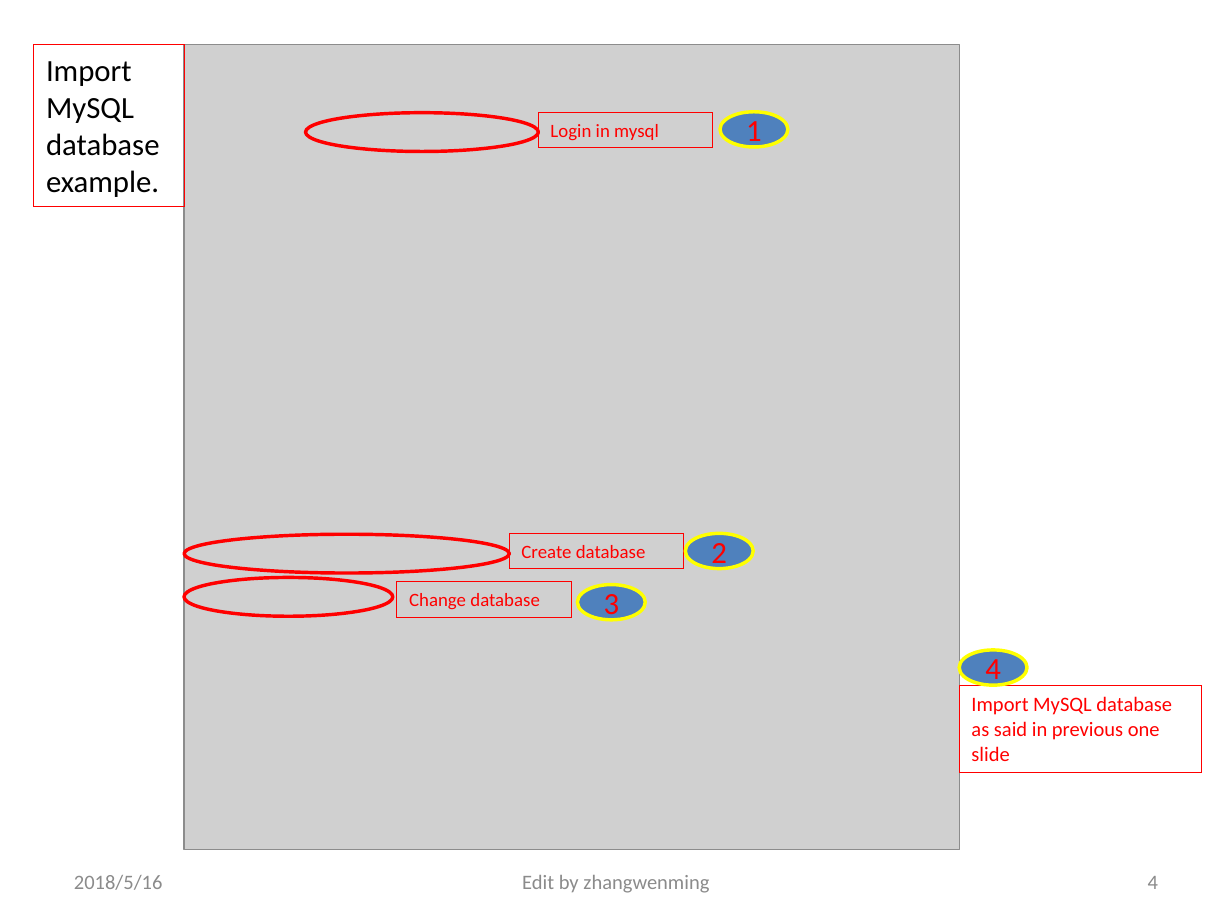
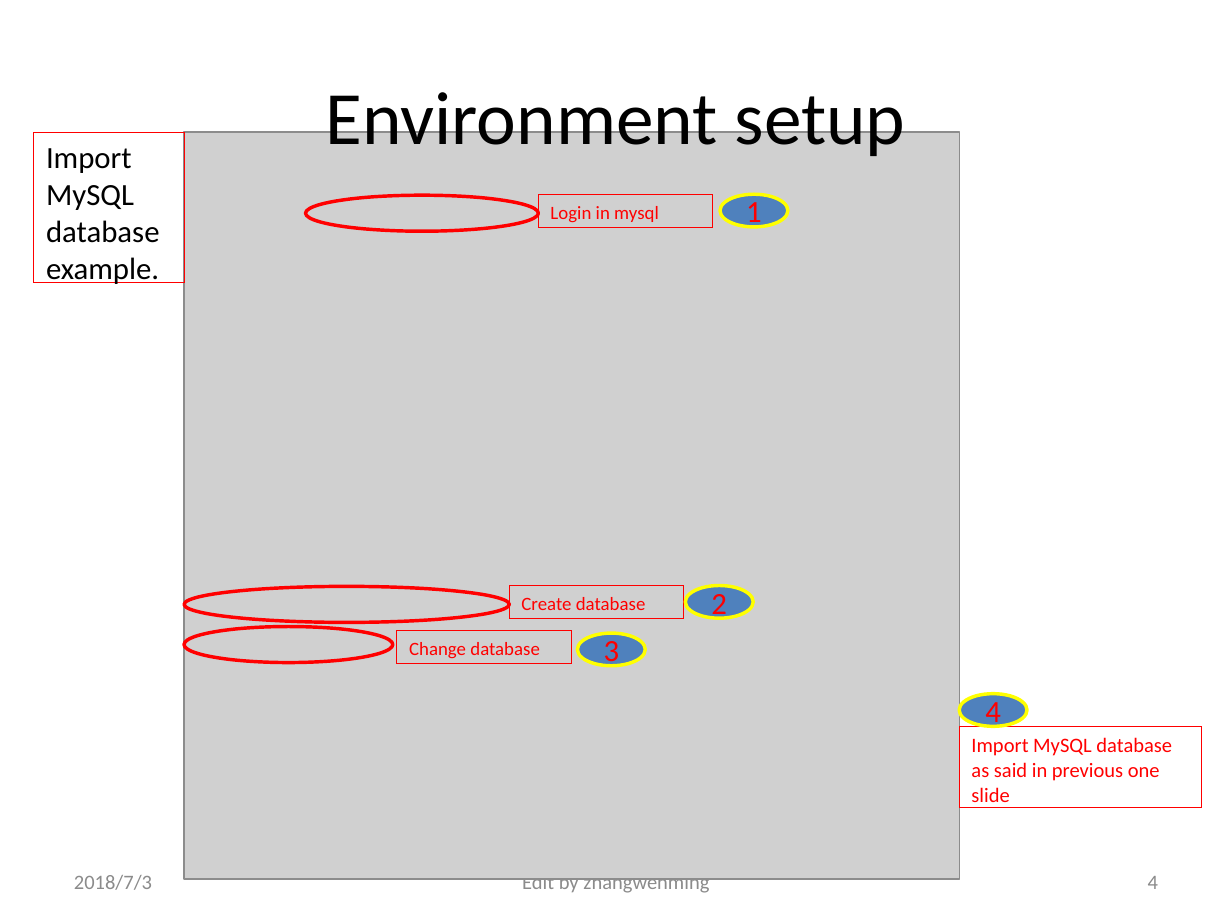
Before and after one commit to civa-z/spectrum, a slide deck: slide 4 of Spectrum_server_specification.pptx. Drawn at 1232x924 pixels with LibreOffice and Linux fonts; fonts in the diff are those of the drawing; grey boxes stand for pictures. Boxes give left, top, right and bottom in pixels: in the first picture for what was removed or moved away, otherwise in the second. Text is boxed around its words. In the diff, an @@ line names an element or a change of style, - is before the commit and + after.

```diff
--- a/Spectrum_server_specification.pptx
+++ b/Spectrum_server_specification.pptx
@@ title added at <box>326,81,906,156</box>, 44 pt, text #000000 @@
+Environment setup
@@ rectangle "Import MySQL database example.": place and size @@
-rectangle "Import MySQL database example." at <box>34,44,185,206</box>
+rectangle "Import MySQL database example." at <box>34,132,185,282</box>
@@ picture: place and size @@
-picture at <box>184,44,958,849</box>
+picture at <box>184,132,958,878</box>
@@ ellipse: place and size @@
-ellipse at <box>306,113,538,152</box>
+ellipse at <box>306,195,538,230</box>
@@ rectangle "Login in mysql": place and size @@
-rectangle "Login in mysql" at <box>538,112,713,148</box>
+rectangle "Login in mysql" at <box>538,195,713,228</box>
@@ ellipse "1": place and size @@
-ellipse "1" at <box>719,112,787,148</box>
+ellipse "1" at <box>719,195,787,228</box>
@@ 4 ellipses, 2 rectangles: place and size @@
-4 ellipses, 2 rectangles at <box>184,533,753,621</box>
+4 ellipses, 2 rectangles at <box>184,585,753,667</box>
@@ ellipse "4": place and size @@
-ellipse "4" at <box>960,650,1027,686</box>
+ellipse "4" at <box>960,694,1027,727</box>
@@ rectangle "Import MySQL database as said ...": place and size @@
-rectangle "Import MySQL database as said ..." at <box>960,685,1202,772</box>
+rectangle "Import MySQL database as said ..." at <box>960,727,1202,808</box>
@@ text at <box>74,875,152,890</box>: text changed @@
-2018/5/16
+2018/7/3
```
Also in this commit, not shown: 6 other slides changed, 1 slide added.
